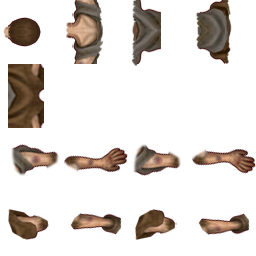
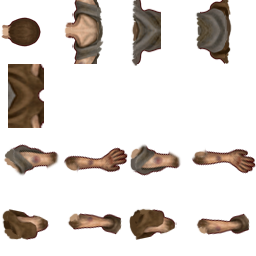
The second 256 × 256 image is a revision of the first. Changes to its layers:
painted on "correct" over [left=1, top=24, right=207, bottom=240]
